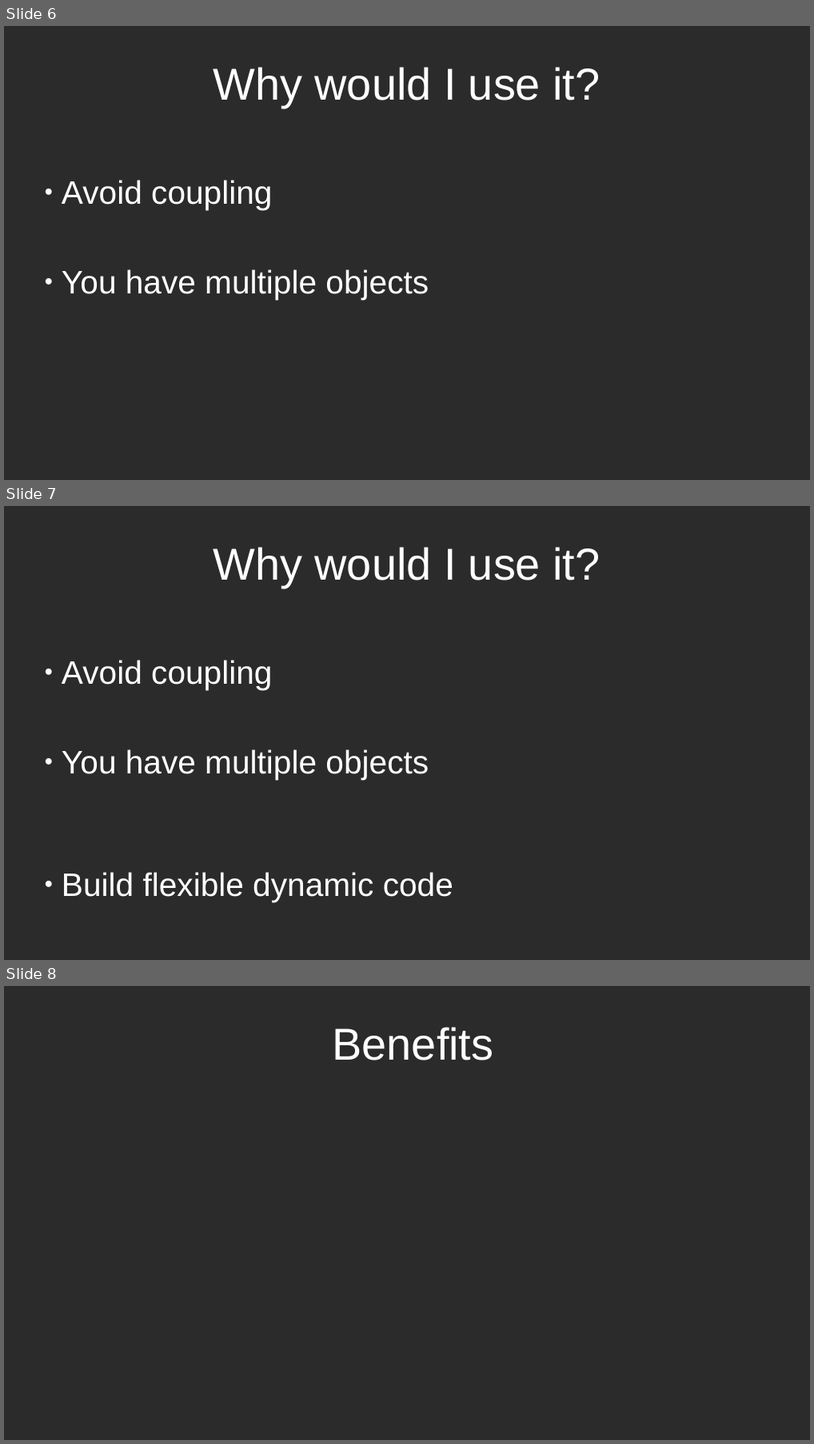
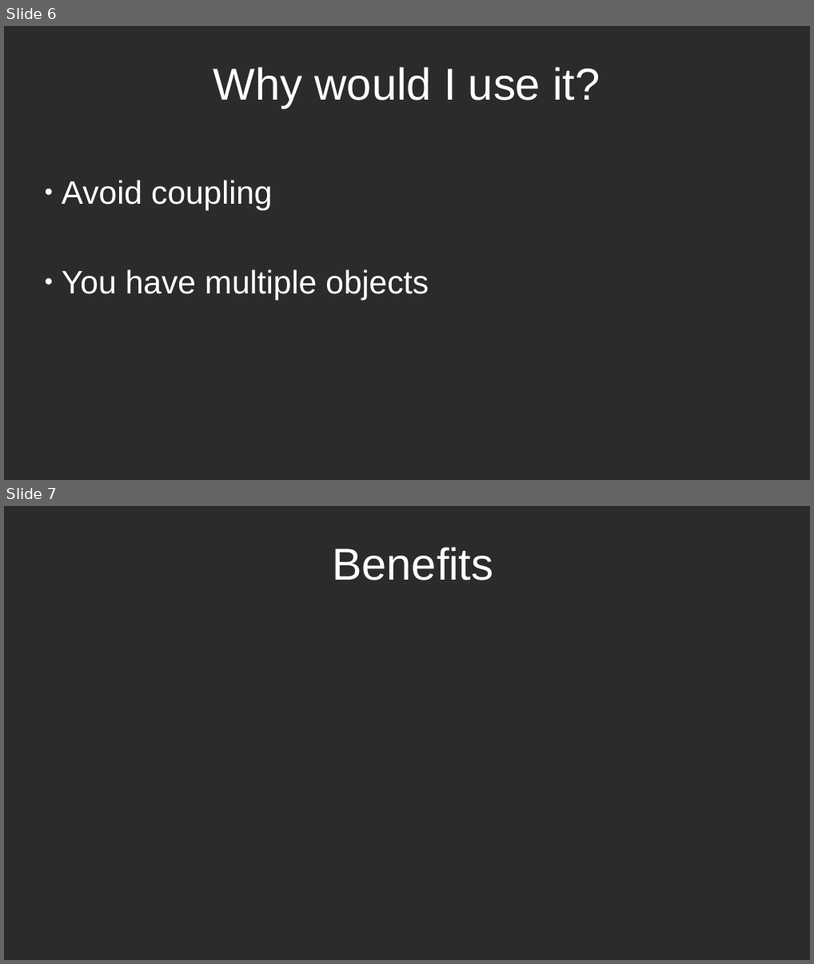
Before and after one commit to RayAndrade/JavaScriptStudy, a slide deck: Behavioral/ChainOfResponsibility/intro.odp. Shown one above the other, each under a label of ours: slides 6, 7 and 8 before the commit, slides 6 and 7 after it. The pictures are 814x1444 and 814x964 pixels, drawn with LibreOffice and Linux fonts; fonts in the diff are those of the drawing; background and template pictures are left out; a plain dark background stands for a picture behind light text. Boxes give left, top, right and bottom in pixels: in the first picture for what was removed or moved away, otherwise in the second. Text is boxed around its words. In the diff, an @@ line names an element or a change of style, - is before the commit and + after.

```diff
--- a/Behavioral/ChainOfResponsibility/intro.odp
+++ b/Behavioral/ChainOfResponsibility/intro.odp
@@ slide 7 removed at [4,506,810,960], background picture (left out) @@
@@ title removed at [213,547,601,588] @@
-Why would I use it?
@@ subtitle removed at [62,660,454,902] @@
-● Avoid coupling
-● You have multiple objects
-● Build flexible dynamic code
@@ what was slide 8 is now slide 7 @@
```
Also in this commit, not shown: 2 other slides removed, 39 other files.
